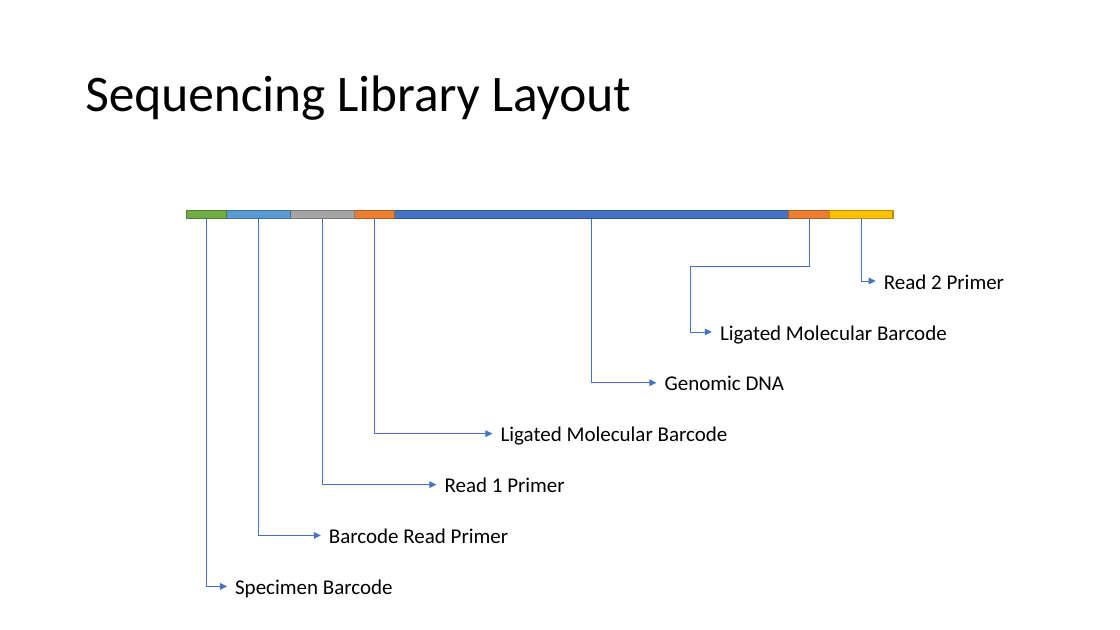
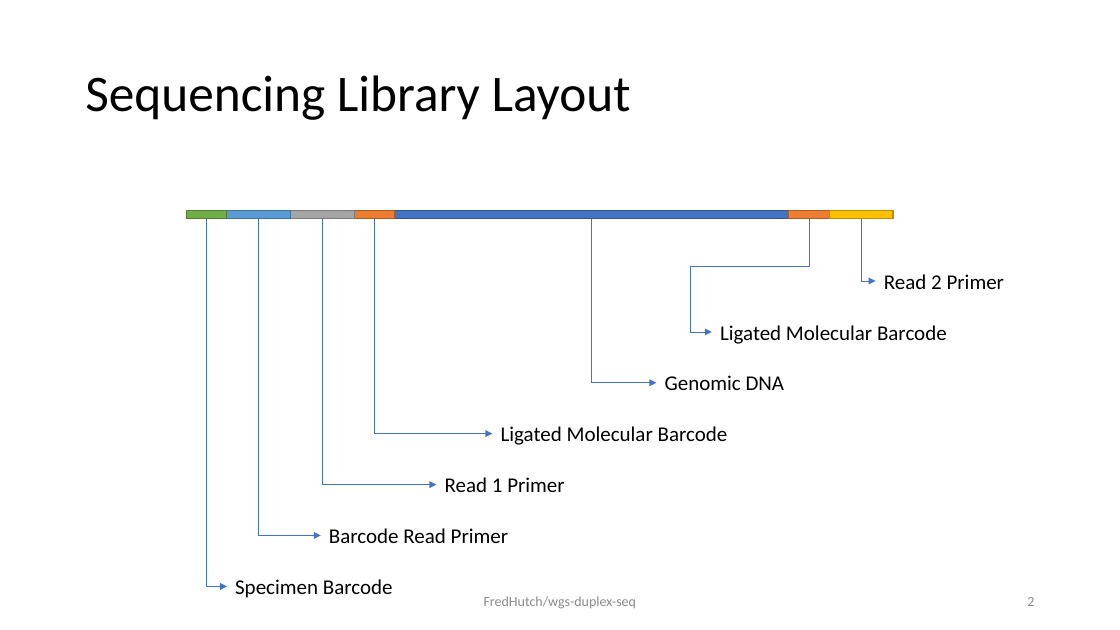
Before and after one commit to FredHutch/maddd-seq, a slide deck: slide 2 of docs/process.schematic.pptx. Drawn at 1120x630 pixels with LibreOffice and Linux fonts; fonts in the diff are those of the drawing. Boxes give left, top, right and bottom in pixels: in the first picture for what was removed or moved away, otherwise in the second. Text is boxed around its words. In the diff, an @@ line names an element or a change of style, - is before the commit and + after.

```diff
--- a/docs/process.schematic.pptx
+++ b/docs/process.schematic.pptx
@@ text added at (484, 596, 636, 609), 12 pt, text #8C8C8C @@
+FredHutch/wgs-duplex-seq
@@ page number added at (1027, 597, 1034, 606), 12 pt, text #8C8C8C @@
+2
```
Also in this commit, not shown: 3 other slides changed, 15 slides added, 7 slides removed.
